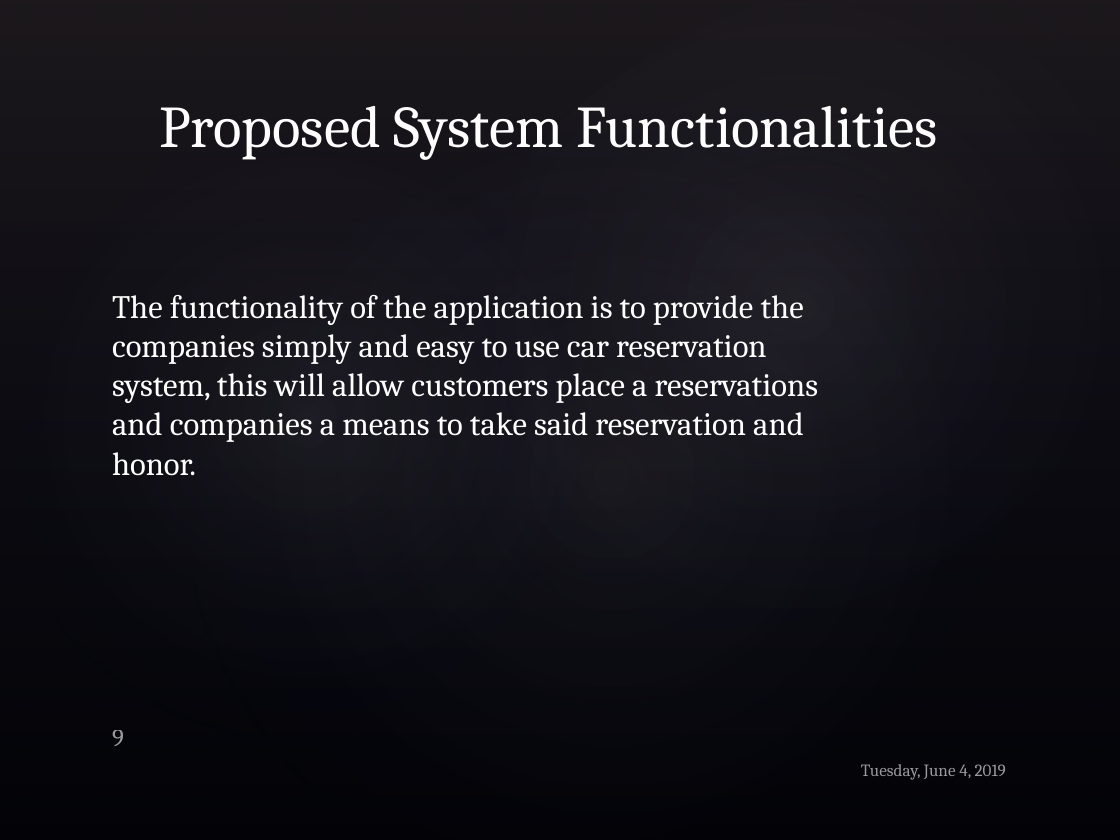
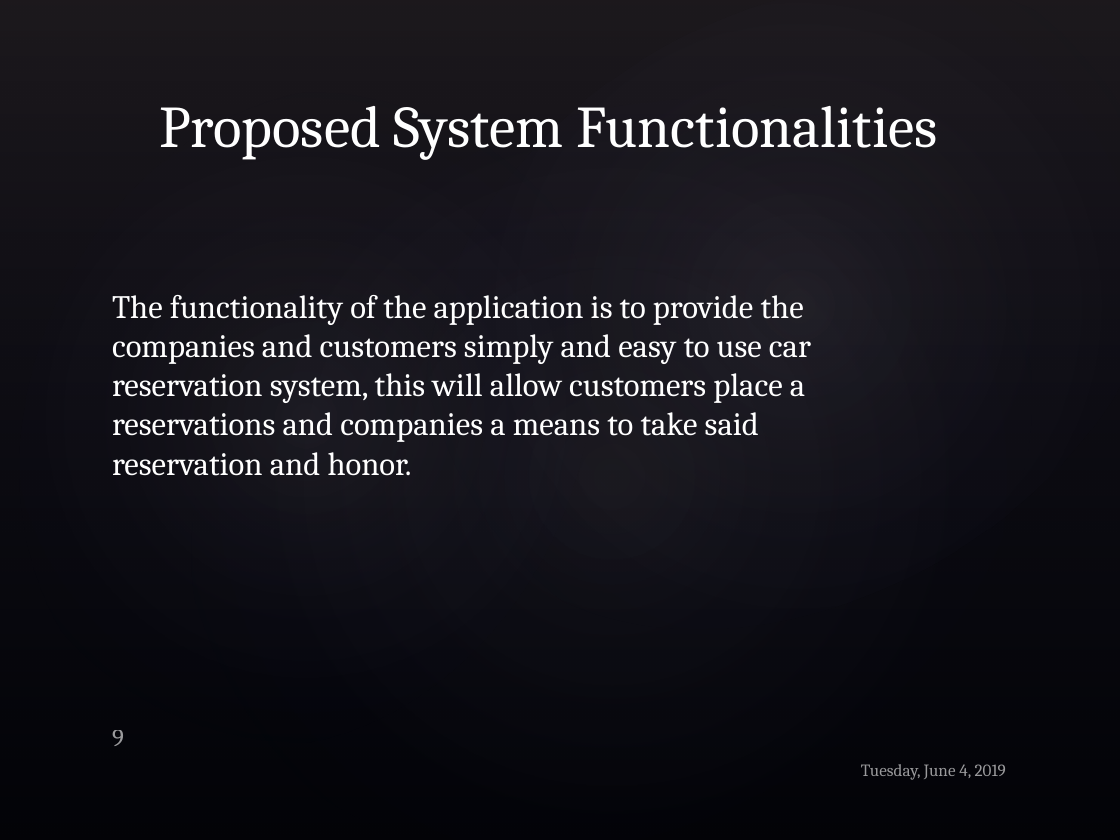
Before and after one commit to iv1660yg/MSU-ICS-370, a slide deck: slide 9 of Project_Inception.pptx. Drawn at 1120x840 pixels with LibreOffice and Linux fonts; fonts in the diff are those of the drawing; background and template pictures are left out. Boxes give left, top, right and bottom in pixels: in the first picture for what was removed or moved away, otherwise in the second. Text is boxed around its words. In the diff, an @@ line names an element or a change of style, - is before the commit and + after.

```diff
--- a/Project_Inception.pptx
+++ b/Project_Inception.pptx
@@ text at box(112, 295, 811, 476): text changed @@
-The functionality of the application is to provide the companies simply and easy to use car reservation system, this will allow customers place a reservations and companies a means to take said reservation and honor.
+The functionality of the application is to provide the companies and customers simply and easy to use car reservation system, this will allow customers place a reservations and companies a means to take said reservation and honor.
```
Also in this commit, not shown: 2 other slides changed.
